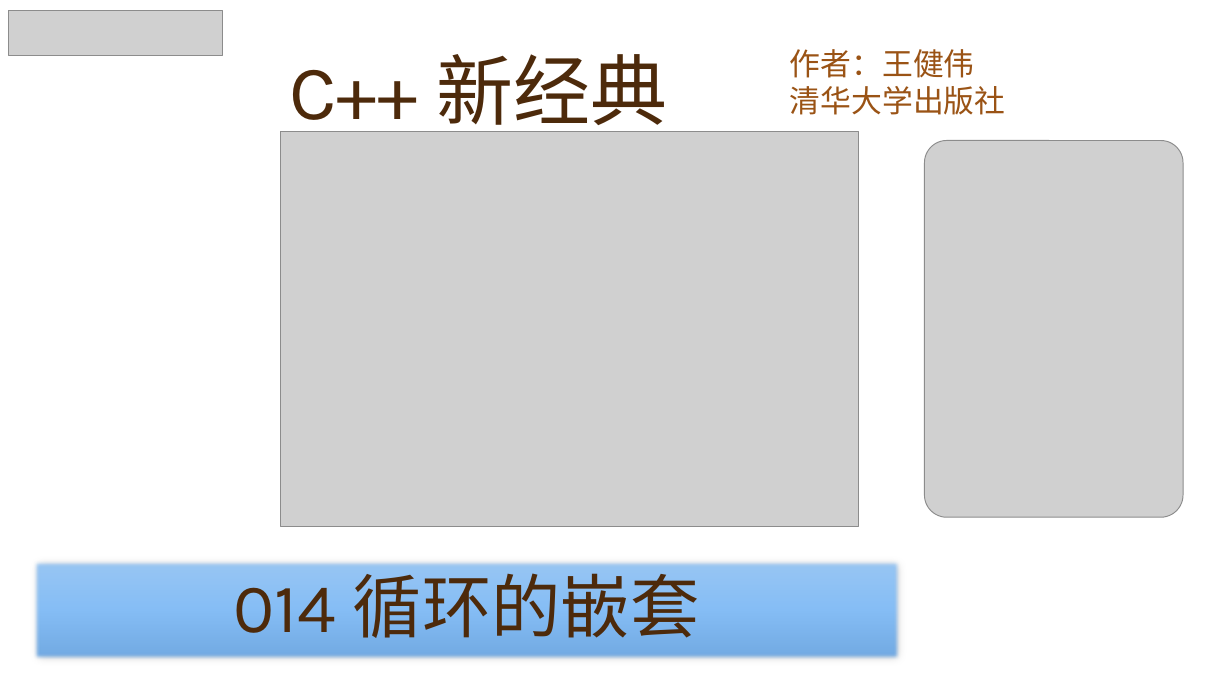
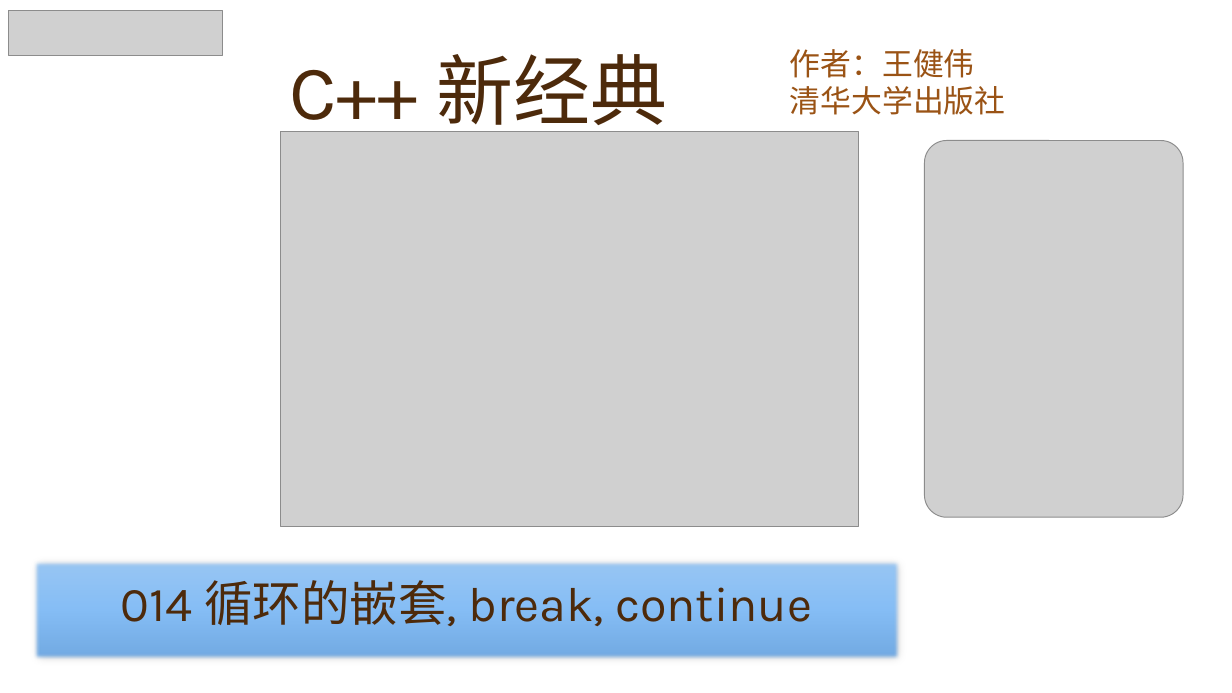
Before and after one commit to yasenstar/learn_cpp, a slide deck: slide 14 of cpp_new/C++ 新经典.pptx. Drawn at 1232x693 pixels with LibreOffice and Linux fonts; fonts in the diff are those of the drawing; grey boxes stand for pictures; background and template pictures are left out. Boxes give left, top, right and bottom in pixels: in the first picture for what was removed or moved away, otherwise in the second. Text is boxed around its words. In the diff, an @@ line names an element or a change of style, - is before the commit and + after.

```diff
--- a/cpp_new/C++ 新经典.pptx
+++ b/cpp_new/C++ 新经典.pptx
@@ text in rectangle at (121,580,812,626): text changed; size 54 to 37.8 pt @@
-014 循环的嵌套
+014 循环的嵌套, break, continue
```
Also in this commit, not shown: 1 other file.
